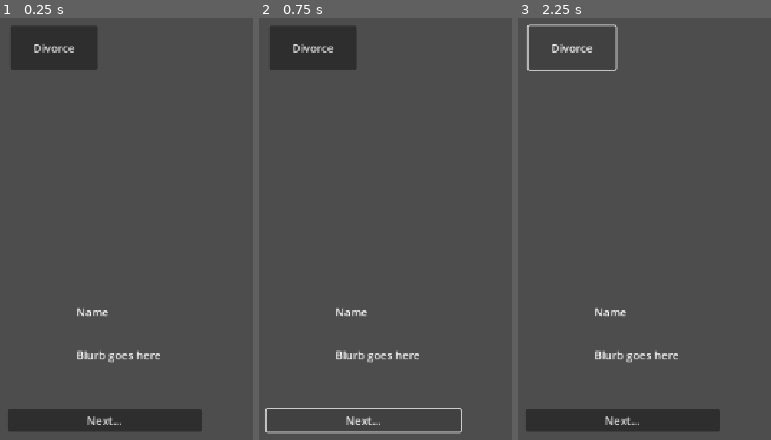
Above: before the commit, frames 1-3 (left to right).
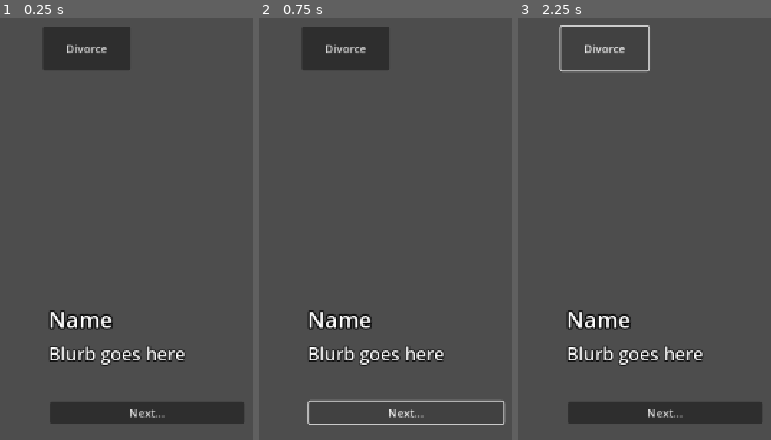
Above: after the commit, the same moments.

Repository: RobinPilt/UTGJ2025_c4
Game: Godot game, scene res://scenes/ui/Divorce.tscn
Same seed, same stepped clock (60 frames per second), same inputs: the game is played once before the commit and once after it. This scene is started directly instead of the project's main scene. Sound files missing from this copy of the repository are replaced by a short silence.
Inputs:
- Up to frame 1 (0.25 s): no input
- Up to frame 2 (0.75 s): click "Next..." at 0.5 s
- Up to frame 3 (2.25 s): click "Next..." at 1.25 s; click "Divorce" at 2 s

The runs differ from the first frame. In frame 1, 8.9% of the frame differs, in the area x 3-97%, y 2-98%; in frame 2, 6.5%; in frame 3, 7.2%.

Commit message:
UI changes

Diff:
--- a/koguja/scenes/ui/Divorce.tscn
+++ b/koguja/scenes/ui/Divorce.tscn
@@ -16,29 +16,31 @@
 
 [node name="NPCNameLabel" type="Label" parent="."]
 layout_mode = 0
-offset_left = 104.0
+offset_left = 100.0
 offset_top = 436.0
-offset_right = 224.0
-offset_bottom = 475.0
+offset_right = 220.0
+offset_bottom = 481.0
+theme_override_constants/outline_size = 10
+theme_override_font_sizes/font_size = 32
 text = "Name"
-horizontal_alignment = 1
 
 [node name="NPCBlurbLabel" type="Label" parent="."]
 layout_mode = 0
-offset_left = 32.0
-offset_top = 498.0
-offset_right = 371.0
-offset_bottom = 578.0
+offset_left = 100.0
+offset_top = 490.0
+offset_right = 900.0
+offset_bottom = 570.0
+theme_override_constants/outline_size = 6
+theme_override_font_sizes/font_size = 26
 text = "Blurb goes here"
-horizontal_alignment = 1
 autowrap_mode = 2
 
 [node name="DivorceButton" type="Button" parent="."]
 layout_mode = 0
-offset_left = 45.0
-offset_top = 36.0
-offset_right = 171.0
-offset_bottom = 99.0
+offset_left = 92.0
+offset_top = 37.0
+offset_right = 218.0
+offset_bottom = 100.0
 text = "Divorce"
 
 [node name="NPCSprite" type="TextureRect" parent="."]
@@ -53,8 +55,8 @@
 
 [node name="NextButton" type="Button" parent="."]
 layout_mode = 0
-offset_left = 41.0
-offset_top = 588.0
-offset_right = 321.0
-offset_bottom = 620.0
+offset_left = 102.0
+offset_top = 577.0
+offset_right = 382.0
+offset_bottom = 609.0
 text = "Next..."
--- a/koguja/scenes/ui/Wedding.tscn
+++ b/koguja/scenes/ui/Wedding.tscn
@@ -20,29 +20,31 @@
 
 [node name="NPCNameLabel" type="Label" parent="."]
 layout_mode = 0
-offset_left = 104.0
+offset_left = 100.0
 offset_top = 436.0
-offset_right = 224.0
-offset_bottom = 475.0
+offset_right = 220.0
+offset_bottom = 481.0
+theme_override_constants/outline_size = 10
+theme_override_font_sizes/font_size = 32
 text = "Name"
-horizontal_alignment = 1
 
 [node name="NPCBlurbLabel" type="Label" parent="."]
 layout_mode = 0
-offset_left = 32.0
-offset_top = 498.0
-offset_right = 371.0
-offset_bottom = 578.0
+offset_left = 100.0
+offset_top = 490.0
+offset_right = 900.0
+offset_bottom = 570.0
+theme_override_constants/outline_size = 6
+theme_override_font_sizes/font_size = 26
 text = "Blurb goes here"
-horizontal_alignment = 1
 autowrap_mode = 2
 
 [node name="MarryButton" type="Button" parent="."]
 layout_mode = 0
-offset_left = 45.0
-offset_top = 36.0
-offset_right = 171.0
-offset_bottom = 99.0
+offset_left = 95.0
+offset_top = 38.0
+offset_right = 221.0
+offset_bottom = 101.0
 text = "Marry"
 
 [node name="NPCSprite" type="TextureRect" parent="."]
@@ -57,8 +59,8 @@
 
 [node name="NextButton" type="Button" parent="."]
 layout_mode = 0
-offset_left = 47.0
-offset_top = 577.0
-offset_right = 337.0
-offset_bottom = 615.0
+offset_left = 102.0
+offset_top = 558.0
+offset_right = 392.0
+offset_bottom = 596.0
 text = "Next..."
Not shown: 1 places in koguja/scenes/ui/MainMenu.tscn that only renumber resources
